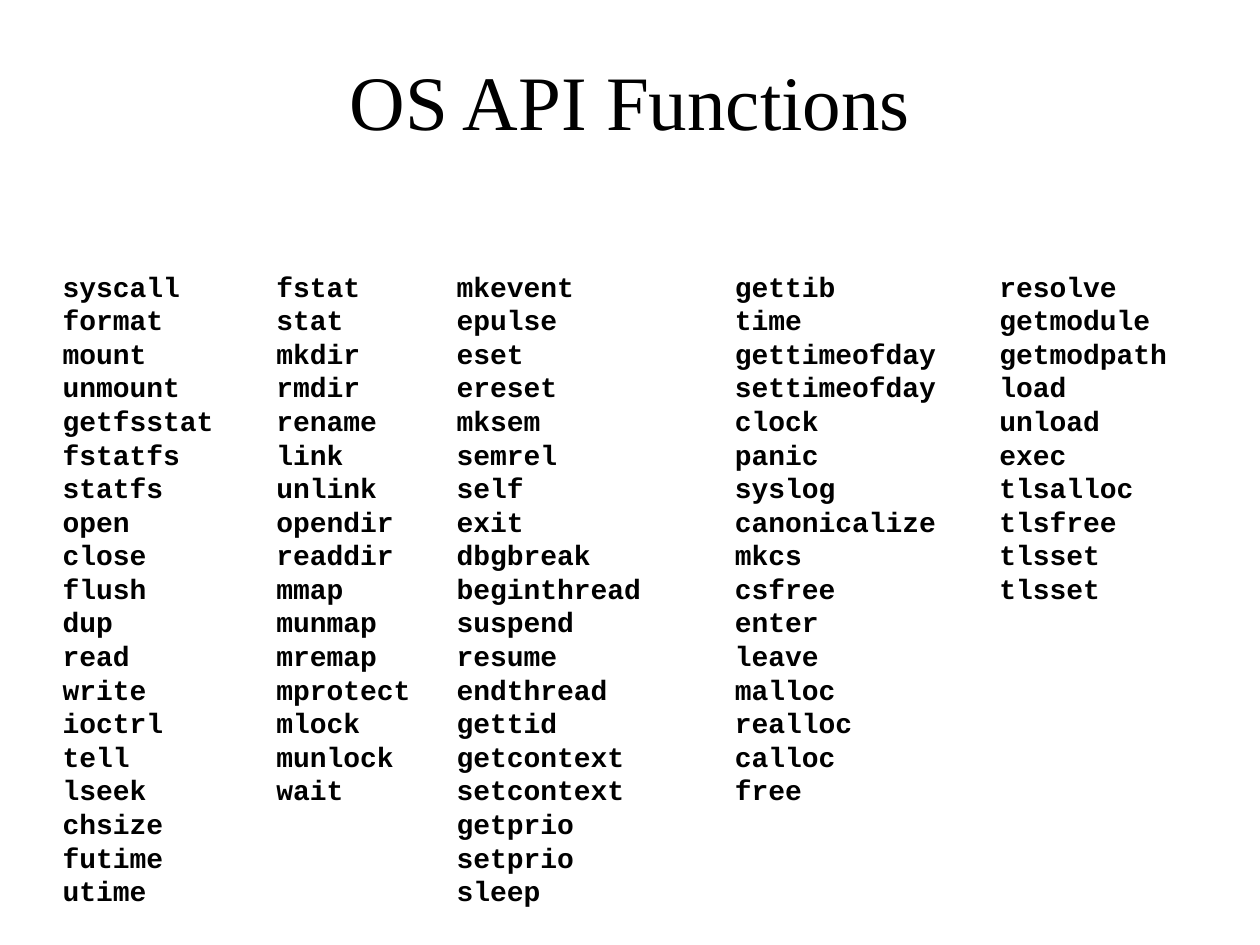
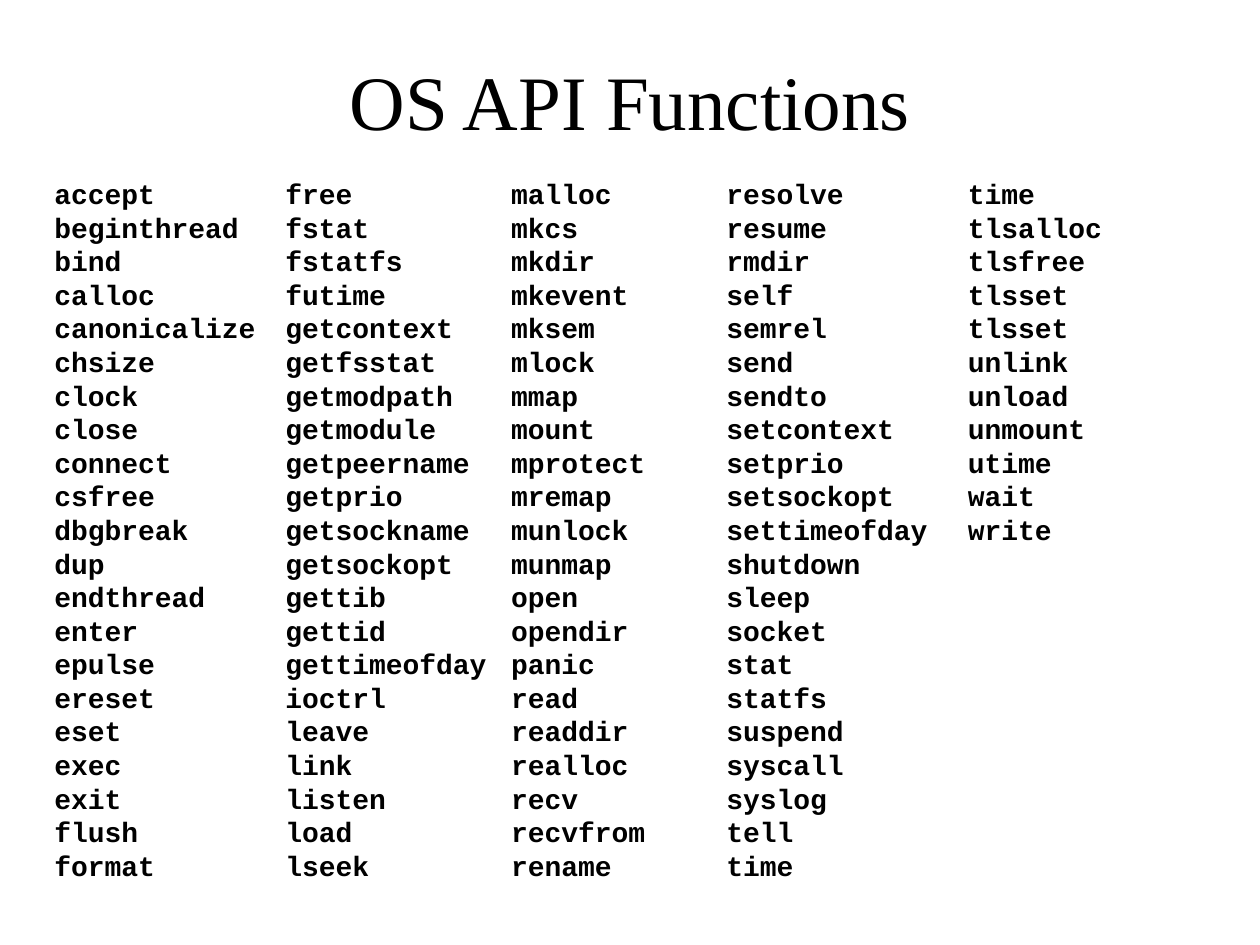
Before and after one commit to ringgaard/sanos, a slide deck: slide 23 of doc/sanostech.ppt (slide 21 before the commit). Drawn at 1260x945 pixels with LibreOffice and Linux fonts; fonts in the diff are those of the drawing. Boxes give left, top, right and bottom in pixels: in the first picture for what was removed or moved away, otherwise in the second. Text is boxed around its words. In the diff, an @@ line names an element or a change of style, - is before the commit and + after.

```diff
--- a/doc/sanostech.ppt
+++ b/doc/sanostech.ppt
@@ text "time": place and size @@
-text "time" at <box>999,277,1166,600</box>
+text "time" at <box>968,184,1102,541</box>
@@ text added at <box>54,185,255,877</box>, 16 pt, text #000000, bold @@
+accept
+beginthread
+bind
+calloc
+canonicalize
+chsize
+clock
+close
+connect
+csfree
+dbgbreak
+dup
+endthread
+enter
+epulse
+ereset
+eset
+exec
+exit
+flush
+format
@@ text added at <box>285,184,486,877</box>, 16 pt, text #000000, bold @@
+free
+fstat
+fstatfs
+futime
+getcontext
+getfsstat
+getmodpath
+getmodule
+getpeername
+getprio
+getsockname
+getsockopt
+gettib
+gettid
+gettimeofday
+ioctrl
+leave
+link
+listen
+load
+lseek
@@ text added at <box>511,184,645,877</box>, 16 pt, text #000000, bold @@
+malloc
+mkcs
+mkdir
+mkevent
+mksem
+mlock
+mmap
+mount
+mprotect
+mremap
+munlock
+munmap
+open
+opendir
+panic
+read
+readdir
+realloc
+recv
+recvfrom
+rename
@@ text added at <box>726,184,927,877</box>, 16 pt, text #000000, bold @@
+resolve
+resume
+rmdir
+self
+semrel
+send
+sendto
+setcontext
+setprio
+setsockopt
+settimeofday
+shutdown
+sleep
+socket
+stat
+statfs
+suspend
+syscall
+syslog
+tell
+time
@@ text at <box>968,184,1035,205</box>: text changed @@
-resolve
-getmodule
-getmodpath
-load
-unload
-exec
+time
@@ text removed at <box>63,277,214,902</box> @@
-syscall
-format
-mount
-unmount
-getfsstat
-fstatfs
-statfs
-open
-close
-flush
-dup
-read
-write
-ioctrl
-tell
-lseek
-chsize
-futime
-utime
@@ text removed at <box>276,277,410,801</box> @@
-fstat
-stat
-mkdir
-rmdir
-rename
-link
-unlink
-opendir
-readdir
-mmap
-munmap
-mremap
-mprotect
-mlock
-munlock
-wait
@@ text removed at <box>457,277,641,907</box> @@
-mkevent
-epulse
-eset
-ereset
-mksem
-semrel
-self
-exit
-dbgbreak
-beginthread
-suspend
-resume
-endthread
-gettid
-getcontext
-setcontext
-getprio
-setprio
-sleep
@@ text removed at <box>735,277,936,801</box> @@
-gettib
-time
-gettimeofday
-settimeofday
-clock
-panic
-syslog
-canonicalize
-mkcs
-csfree
-enter
-leave
-malloc
-realloc
-calloc
-free
@@ text at <box>968,352,1085,541</box>: paragraphs added @@
+unlink
+unload
+unmount
+utime
+wait
+write
```
Also in this commit, not shown: 9 other slides changed, 6 slides added, 1 other file.
